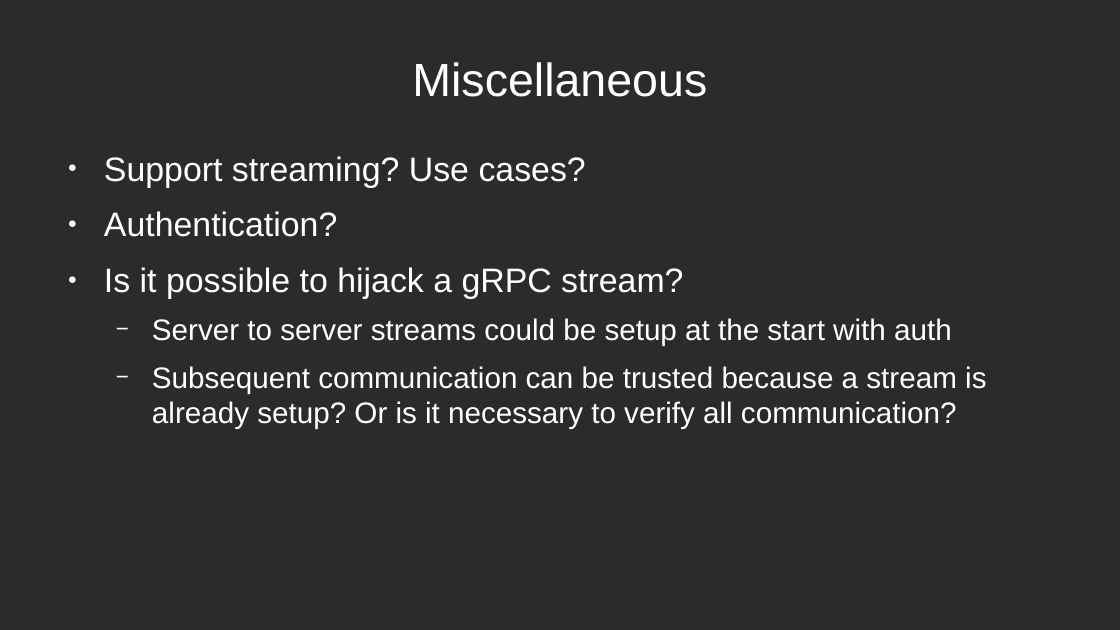
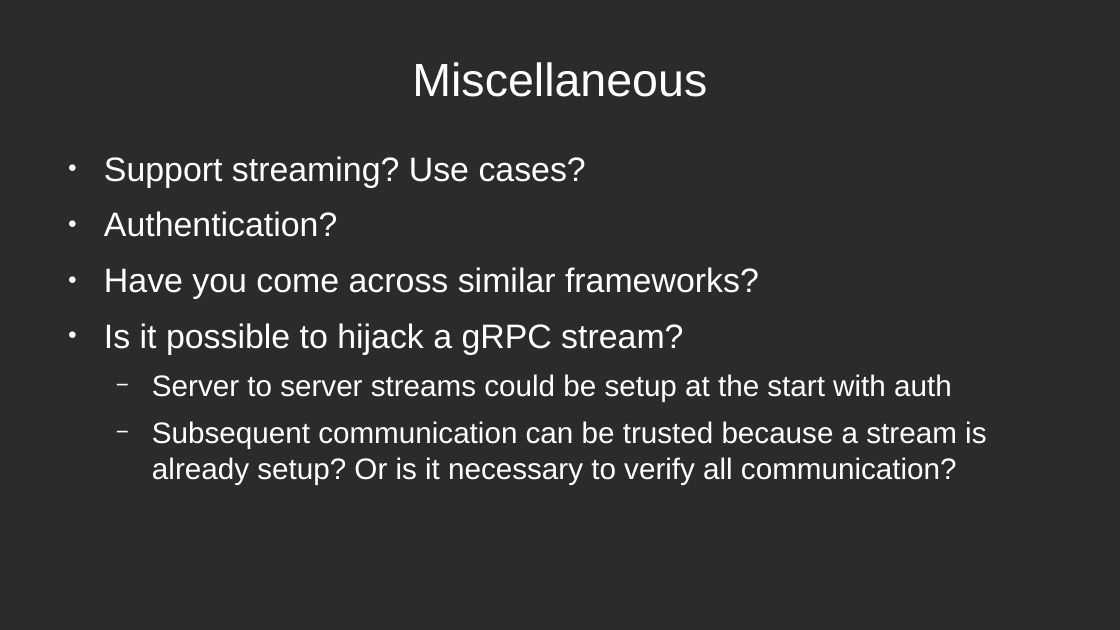
Before and after one commit to aleksander-vedvik/Master, a slide deck: slide 37 of notes/presentation_updated.odp (slide 31 before the commit). Drawn at 1120x630 pixels with LibreOffice and Linux fonts; fonts in the diff are those of the drawing; background and template pictures are left out; a plain dark background stands for a picture behind light text. Boxes give left, top, right and bottom in pixels: in the first picture for what was removed or moved away, otherwise in the second. Text is boxed around its words. In the diff, an @@ line names an element or a change of style, - is before the commit and + after.

```diff
--- a/notes/presentation_updated.odp
+++ b/notes/presentation_updated.odp
@@ text at (104, 267, 759, 299): paragraph added @@
+● Have you come across similar frameworks?
```
Also in this commit, not shown: 1 other slide changed, 13 slides added, 7 slides removed, 1 other file.
